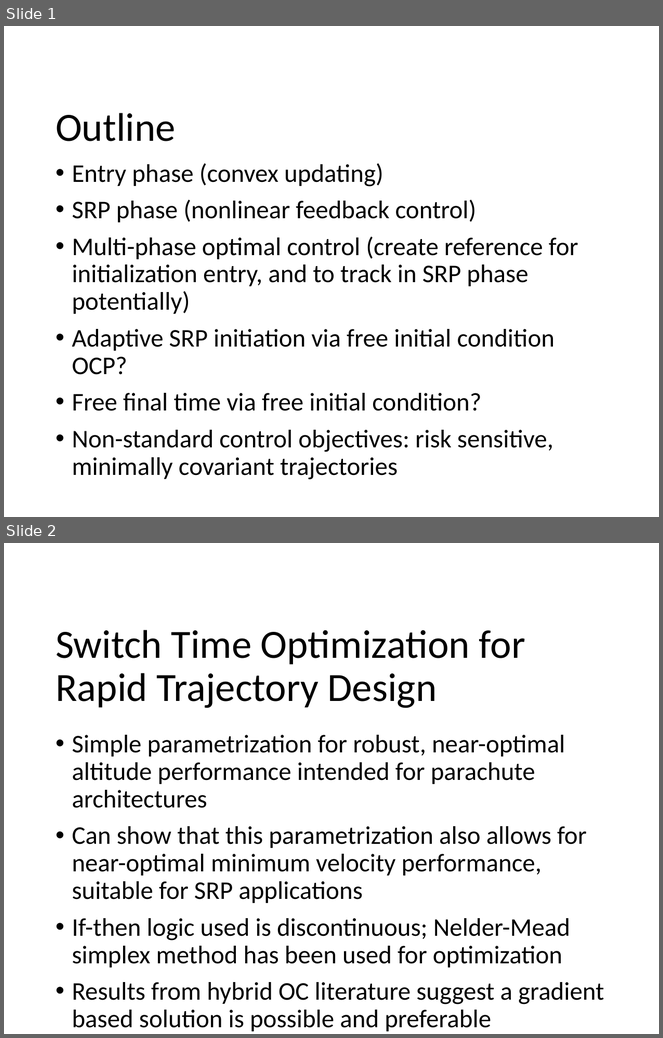
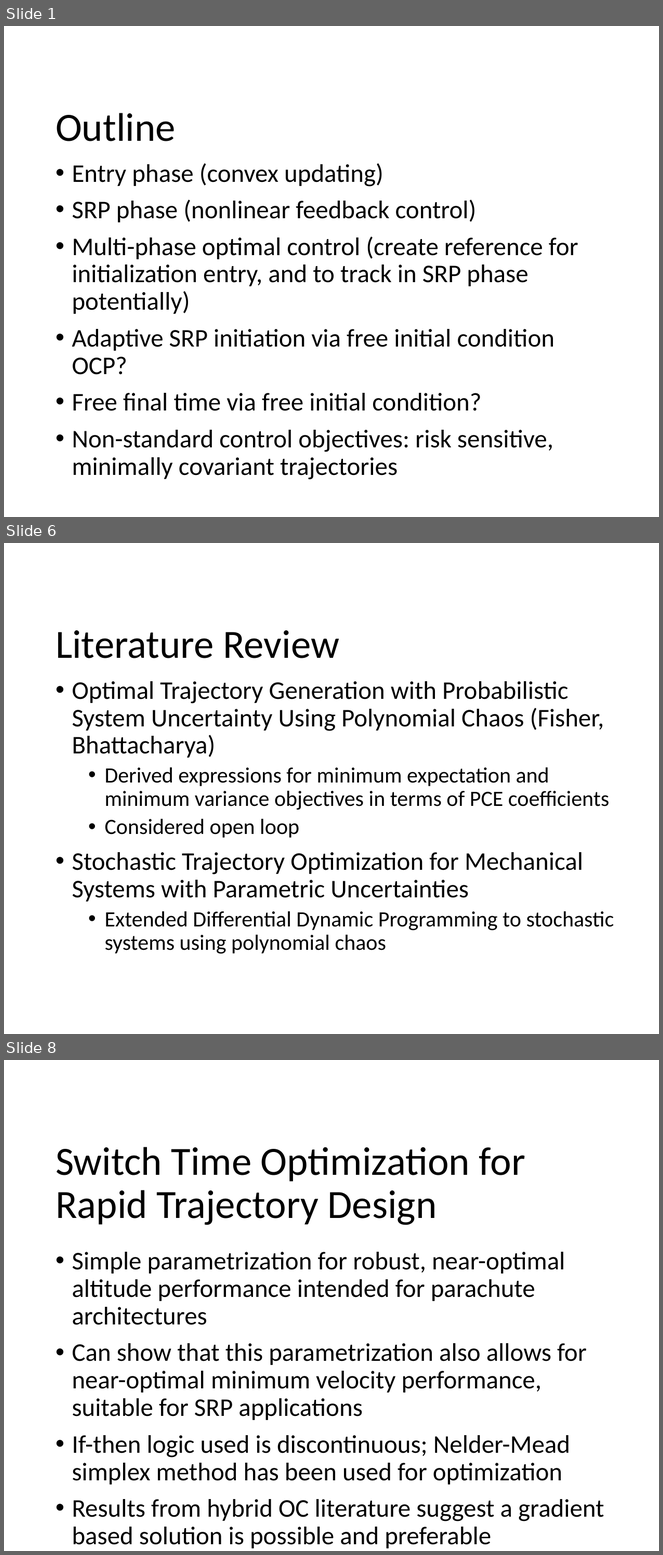
Before and after one commit to CDNoyes/EDL-Py, a slide deck: Documents/Qual Exam.pptx. Shown one above the other, each under a label of ours: slides 1 and 2 before the commit, slides 1, 6 and 8 after it; the slides between them are not shown. The pictures are 663x1038 and 663x1555 pixels, drawn with LibreOffice and Linux fonts; fonts in the diff are those of the drawing; background and template pictures are left out. Boxes give left, top, right and bottom in pixels: in the first picture for what was removed or moved away, otherwise in the second. Text is boxed around its words. In the diff, an @@ line names an element or a change of style, - is before the commit and + after.

```diff
--- a/Documents/Qual Exam.pptx
+++ b/Documents/Qual Exam.pptx
@@ slide 6 added at (4, 543, 659, 1034), background #FFFFFF @@
@@ title added at (55, 630, 339, 658), 44 pt, text #000000 @@
+Literature Review
@@ text added at (72, 681, 614, 954), 24 pt, text #000000 @@
+• Optimal Trajectory Generation with Probabilistic System Uncertainty Using Polynomial Chaos (Fisher, Bhattacharya)
+  • Derived expressions for minimum expectation and minimum variance objectives in terms of PCE coefficients
+  • Considered open loop
+• Stochastic Trajectory Optimization for Mechanical Systems with Parametric Uncertainties
+  • Extended Differential Dynamic Programming to stochastic systems using polynomial chaos
@@ what was slide 2 is now slide 8 @@
```
Also in this commit, not shown: 1 slide changed, 5 other slides added, 3 other files.
